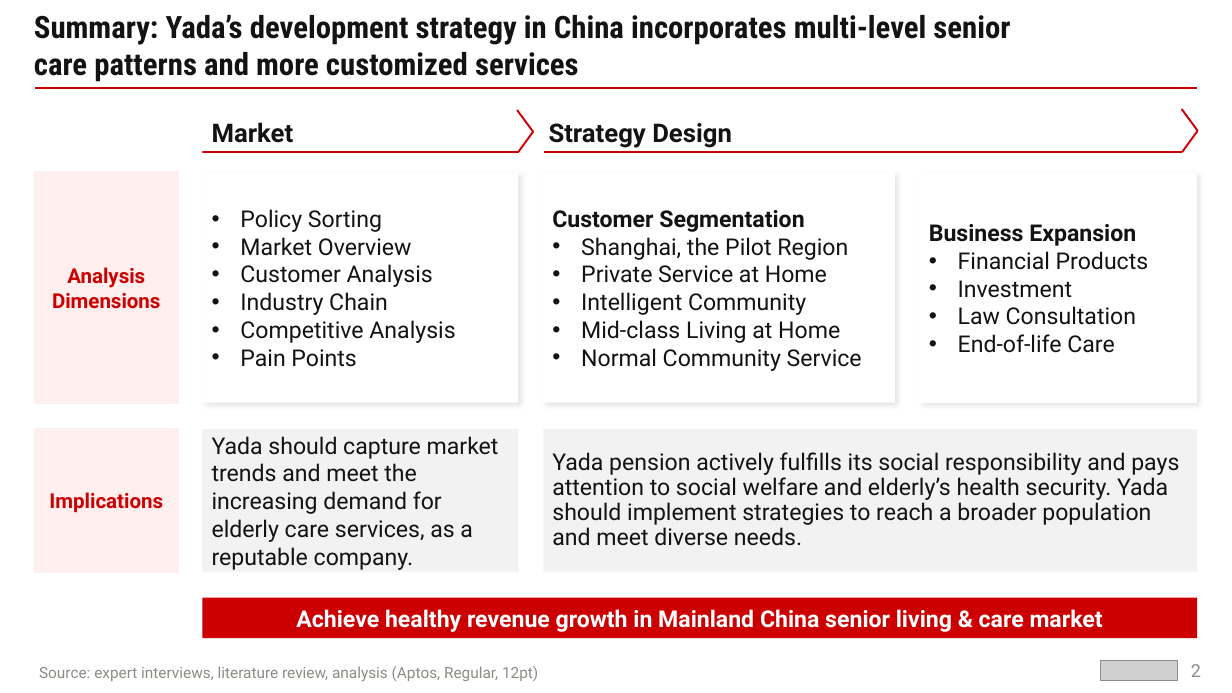
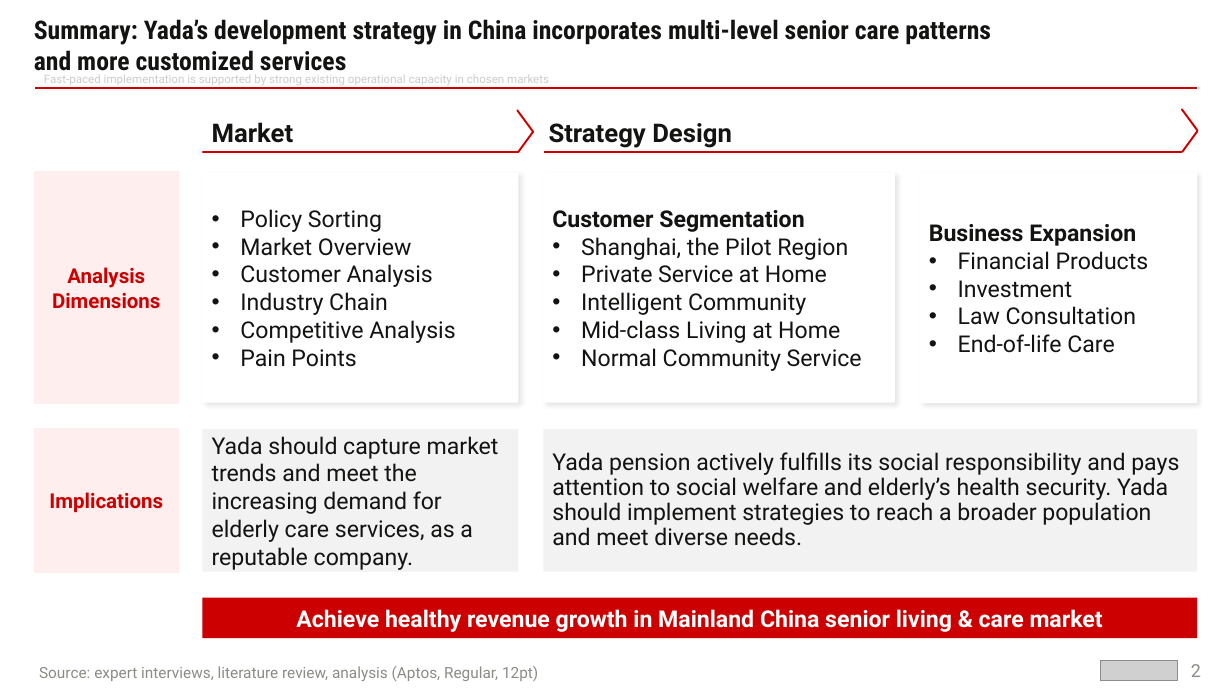
Before and after one commit to mrtsels/Bainsight, a slide deck: slide 2 of Drafts/Design Draft.pptx. Drawn at 1232x693 pixels with LibreOffice and Linux fonts; fonts in the diff are those of the drawing; grey boxes stand for pictures. Boxes give left, top, right and bottom in pixels: in the first picture for what was removed or moved away, otherwise in the second. Text is boxed around its words. In the diff, an @@ line names an element or a change of style, - is before the commit and + after.

```diff
--- a/Drafts/Design Draft.pptx
+++ b/Drafts/Design Draft.pptx
@@ text "Summary: Yada’s development strategy in ..." at [34,19,991,77]: size 24 to 20 pt @@
@@ text added at [44,75,549,85], 9 pt, text #CCCCCC @@
+Fast-paced implementation is supported by strong existing operational capacity in chosen markets
```
Also in this commit, not shown: 4 other slides changed, 1 slide added, 5 other files.
